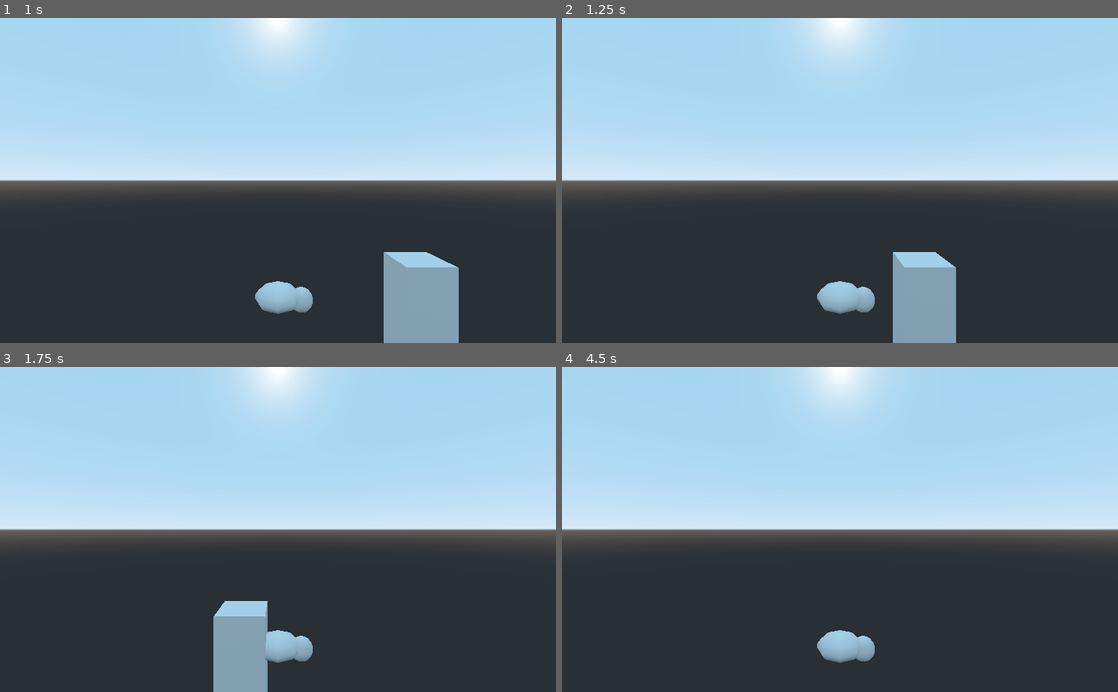
Above: before the commit, frames 1-4 (two rows, left to right).
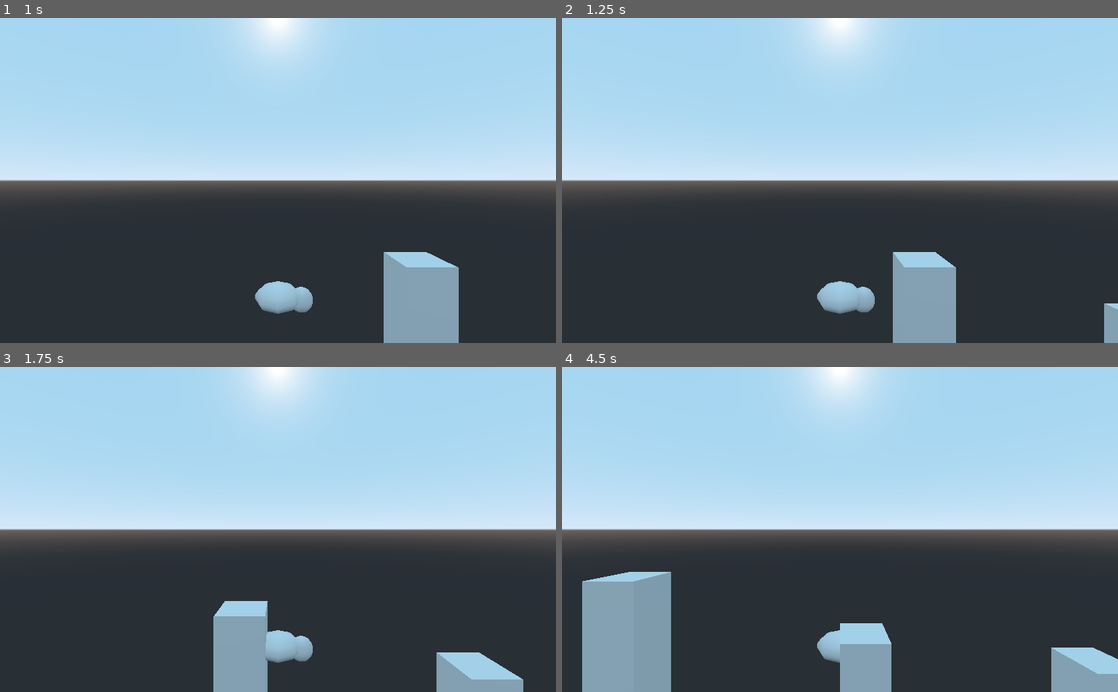
Above: after the commit, the same moments.

Repository: ArthurBajt/FlappyBird-Godot
Game: Godot game, scene res://Scene/Partie/Partie.tscn
The game is run twice, just before and just after one commit, with the same random seed, the same clock (stepped at 60 frames per second) and the same inputs.
Inputs:
- Up to frame 1 (1 s): tap Enter at 0.5 s; tap Space at 0.77 s
- Up to frame 2 (1.25 s): no input
- Up to frame 3 (1.75 s): tap Space at 1.52 s
- Up to frame 4 (4.5 s): tap Space at 3.02, 3.77 s

Frame 1 is identical in both runs. In frame 2, 0.3% of the frame differs, in the area x 97-100%, y 87-100%; in frame 3, 1.6%; in frame 4, 8.9%, in the area x 3-100%, y 63-100%.

Commit message:
Genere piliers

Diff:
--- /dev/null
+++ b/Scene/Partie/Partie.gd
@@ -0,0 +1,23 @@
+extends Node
+
+
+onready var obstacles_origine: Spatial = $Root3D/ObstaclesOrigine
+onready var NODE_PILIER = preload("res://Scene/Pilier/Pilier.tscn")
+
+onready var timer: float = 0.0
+const DELAY_PILIER: float = 1.0
+
+# Called when the node enters the scene tree for the first time.
+func _ready():
+	pass # Replace with function body.
+
+func _process(delta):
+	timer += delta
+	if timer > DELAY_PILIER:
+		ajoutePilier()
+		timer = 0.0
+
+
+func ajoutePilier():
+	var instance = NODE_PILIER.instance()
+	obstacles_origine.add_child(instance)
--- a/Scene/Partie/Partie.tscn
+++ b/Scene/Partie/Partie.tscn
@@ -1,9 +1,11 @@
-[gd_scene load_steps=3 format=2]
+[gd_scene load_steps=4 format=2]
 
 [ext_resource path="res://Scene/Joueur/Joueur.tscn" type="PackedScene" id=1]
-[ext_resource path="res://Scene/Pilier/Piliers.tscn" type="PackedScene" id=2]
+[ext_resource path="res://Scene/Pilier/Pilier.tscn" type="PackedScene" id=2]
+[ext_resource path="res://Scene/Partie/Partie.gd" type="Script" id=3]
 
 [node name="Partie" type="Node"]
+script = ExtResource( 3 )
 
 [node name="Root3D" type="Spatial" parent="."]
 __meta__ = {
@@ -15,7 +17,7 @@
 [node name="Camera" type="Camera" parent="Root3D"]
 transform = Transform( 1, 0, 0, 0, 1, 0, 0, 0, 1, 0, 0, 10 )
 
-[node name="Obstacles" type="Spatial" parent="Root3D"]
+[node name="ObstaclesOrigine" type="Spatial" parent="Root3D"]
 transform = Transform( 1, 0, 0, 0, 1, 0, 0, 0, 1, 16, 0, 0 )
 
-[node name="Piliers" parent="Root3D/Obstacles" instance=ExtResource( 2 )]
+[node name="Pilier" parent="Root3D/ObstaclesOrigine" instance=ExtResource( 2 )]
--- a/Scene/Pilier/Piliers.tscn
+++ b/Scene/Pilier/Pilier.tscn
@@ -1,12 +1,12 @@
 [gd_scene load_steps=4 format=2]
 
-[ext_resource path="res://Scene/Pilier/Piliers.gd" type="Script" id=1]
+[ext_resource path="res://Scene/Pilier/Pilier.gd" type="Script" id=1]
 
 [sub_resource type="CubeMesh" id=1]
 
 [sub_resource type="BoxShape" id=2]
 
-[node name="Piliers" type="Spatial"]
+[node name="Pilier" type="Spatial"]
 transform = Transform( 1, 0, 0, 0, 1, 0, 0, 0, 1, 0, -8, 0 )
 script = ExtResource( 1 )
 
Renamed: Scene/Pilier/Piliers.gd -> Scene/Pilier/Pilier.gd
